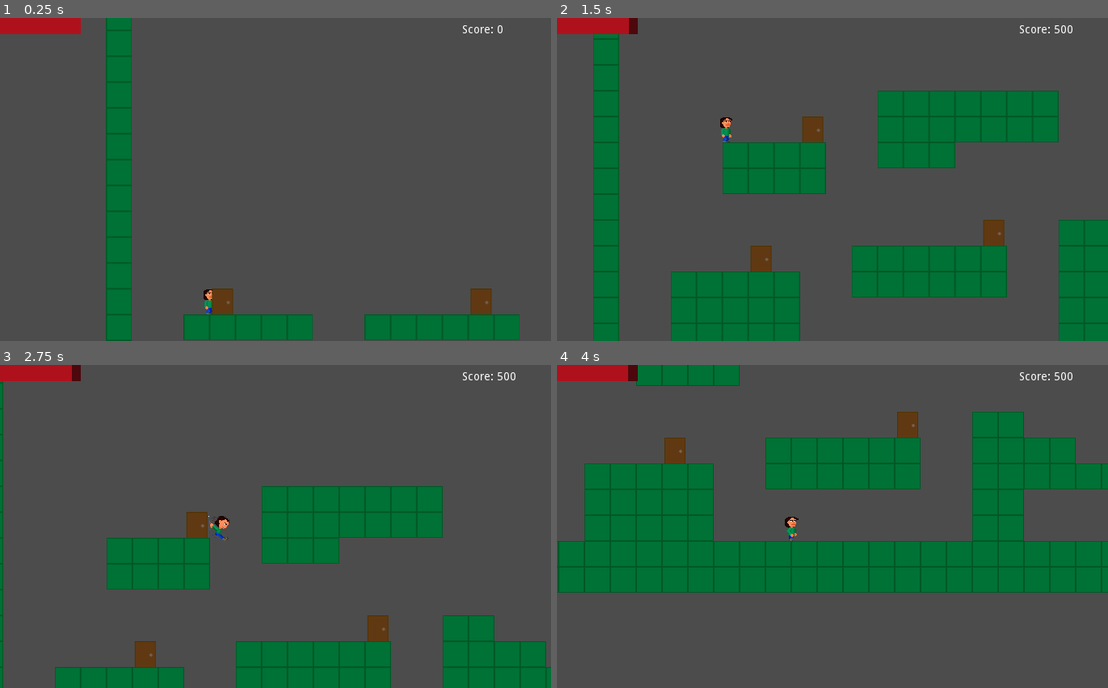
Above: before the commit, frames 1-4 (two rows, left to right).
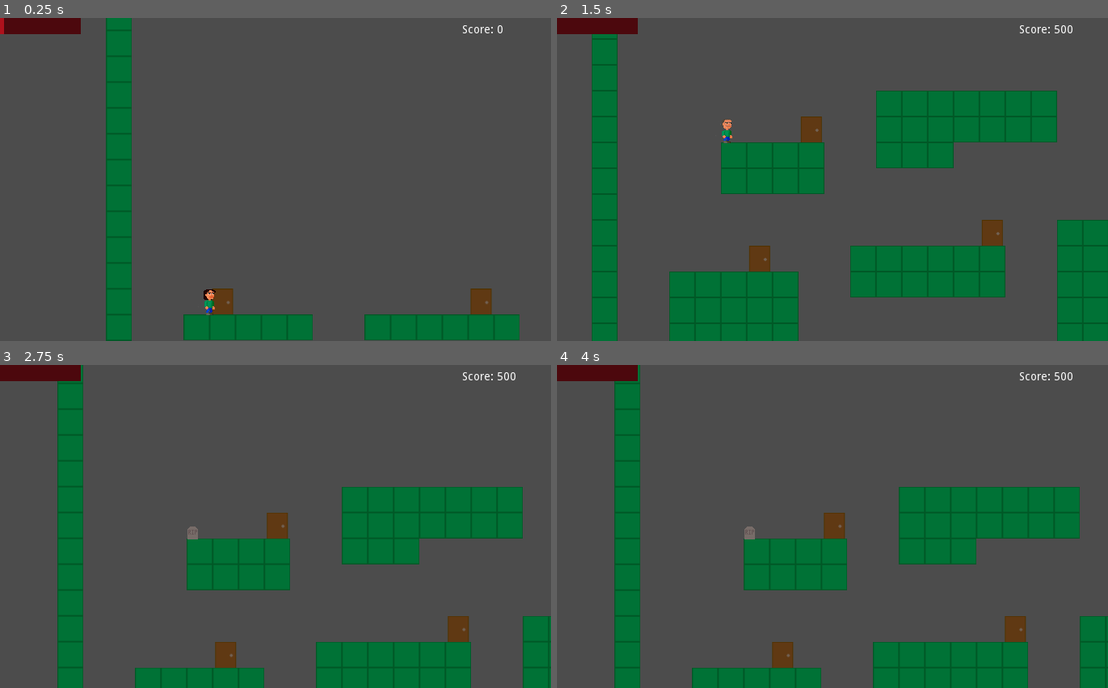
Above: after the commit, the same moments.

Repository: Jantho1990/ld44-janus
Game: Godot game, scene res://screens/MainGame.tscn
Two runs of this game, one before a commit and one after it. Both use one fixed random seed, a clock stepped at 60 frames per second and the inputs below.
Inputs:
- Up to frame 1 (0.25 s): no input
- Up to frame 2 (1.5 s): tap Enter (ui_accept) at 0.5, 0.77 s; hold Right (ui_right) 0.53-1.25 s; tap E (interact) at 0.6 s; click "Accept" at 1.25 s
- Up to frame 3 (2.75 s): hold Right (ui_right) from 2.03 s (still down); tap E (interact) at 2.1 s; tap Enter (ui_accept) at 2.27 s
- Up to frame 4 (4 s): release Right (ui_right) at 2.78 s; hold Left (ui_left) 2.78-3.53 s; tap E (interact) at 2.85, 3.6 s; hold Right (ui_right) from 3.53 s (still down); tap Enter (ui_accept) at 3.77 s

The runs differ from the first frame. In frame 1, 0.7% of the frame differs, in the area x 0-40%, y 0-92%; in frame 2, 3.2%; in frame 3, 25%; in frame 4, 42%, in the area x 0-100%, y 0-100%.

Commit message:
added a basic game over UI graphic; player death now fires off an event; MainGame detects player death and triggers game over logic after a small amount of time

Diff:
--- a/entities/player/Player.gd
+++ b/entities/player/Player.gd
@@ -145,6 +145,8 @@
 				child.set_physics_process(false)
 				child.set_process(false)
 
+		EventBus.dispatch("player_dead", { "player": self })
+
 func get_dir_x():
 	return dir_x
 
--- a/entities/player/Player.tscn
+++ b/entities/player/Player.tscn
@@ -16,7 +16,7 @@
 script = ExtResource( 1 )
 
 [node name="Health" parent="." instance=ExtResource( 2 )]
-current = 1000
+current = 50
 maximum = 1000
 
 [node name="CollisionShape2D" type="CollisionShape2D" parent="."]
--- a/screens/MainGame.gd
+++ b/screens/MainGame.gd
@@ -1,13 +1,23 @@
 extends Node
 
-# Declare member variables here. Examples:
-# var a = 2
-# var b = "text"
+var game_over_timer
 
 # Called when the node enters the scene tree for the first time.
 func _ready():
-	pass # Replace with function body.
+	EventBus.listen("player_dead", self, "on_Player_dead")
 
-# Called every frame. 'delta' is the elapsed time since the previous frame.
-#func _process(delta):
-#	pass
+func on_Player_dead(data):
+	print("on player death")
+	var player = data.player
+	game_over_timer = Timer.new()
+	game_over_timer.start(1.5)
+	game_over_timer.connect("timeout", self, "_on_wait_over")
+	add_child(game_over_timer)
+
+func _on_wait_over():
+	remove_child(game_over_timer)
+	game_over()
+
+func game_over():
+	print("game over")
+	$InterfaceLayer/GameOver.show()
--- a/screens/MainGame.tscn
+++ b/screens/MainGame.tscn
@@ -1,21 +1,25 @@
-[gd_scene load_steps=8 format=2]
+[gd_scene load_steps=9 format=2]
 
 [ext_resource path="res://screens/MainGame.gd" type="Script" id=1]
-[ext_resource path="res://ui/LifeBar.tscn" type="PackedScene" id=2]
-[ext_resource path="res://ui/Score.tscn" type="PackedScene" id=3]
-[ext_resource path="res://systems/life_events/LifeEventsHandler.tscn" type="PackedScene" id=4]
-[ext_resource path="res://maps/WorldMap.gd" type="Script" id=5]
-[ext_resource path="res://entities/player/Player.tscn" type="PackedScene" id=6]
-[ext_resource path="res://scripts/PassageOfTime.gd" type="Script" id=7]
+[ext_resource path="res://ui/GameOver.tscn" type="PackedScene" id=2]
+[ext_resource path="res://ui/LifeBar.tscn" type="PackedScene" id=3]
+[ext_resource path="res://ui/Score.tscn" type="PackedScene" id=4]
+[ext_resource path="res://systems/life_events/LifeEventsHandler.tscn" type="PackedScene" id=5]
+[ext_resource path="res://maps/WorldMap.gd" type="Script" id=6]
+[ext_resource path="res://entities/player/Player.tscn" type="PackedScene" id=7]
+[ext_resource path="res://scripts/PassageOfTime.gd" type="Script" id=8]
 
 [node name="MainGame" type="Node"]
 script = ExtResource( 1 )
 
 [node name="InterfaceLayer" type="CanvasLayer" parent="."]
 
-[node name="LifeBar" parent="InterfaceLayer" instance=ExtResource( 2 )]
+[node name="GameOver" parent="InterfaceLayer" instance=ExtResource( 2 )]
+visible = false
 
-[node name="Score" parent="InterfaceLayer" instance=ExtResource( 3 )]
+[node name="LifeBar" parent="InterfaceLayer" instance=ExtResource( 3 )]
+
+[node name="Score" parent="InterfaceLayer" instance=ExtResource( 4 )]
 anchor_left = 1.0
 anchor_bottom = 0.0
 margin_left = -110.0
@@ -23,17 +27,18 @@
 margin_right = -10.0
 margin_bottom = 22.0
 
-[node name="LifeEventsHandler" parent="InterfaceLayer" instance=ExtResource( 4 )]
+[node name="LifeEventsHandler" parent="InterfaceLayer" instance=ExtResource( 5 )]
 
 [node name="WorldMap" type="Node" parent="."]
-script = ExtResource( 5 )
+script = ExtResource( 6 )
 maps = [ "res://maps/test/TestMap1.tscn", "res://maps/test/TestMap2.tscn" ]
 
-[node name="Player" parent="WorldMap" instance=ExtResource( 6 )]
+[node name="Player" parent="WorldMap" instance=ExtResource( 7 )]
+z_index = 1
 
 [node name="PassageOfTime" type="Timer" parent="."]
 wait_time = 1.5
 autostart = true
-script = ExtResource( 7 )
+script = ExtResource( 8 )
 
 [connection signal="timeout" from="PassageOfTime" to="PassageOfTime" method="_on_PassageOfTime_timeout"]
--- /dev/null
+++ b/ui/GameOver.tscn
@@ -0,0 +1,27 @@
+[gd_scene format=2]
+
+[node name="GameOver" type="Control"]
+anchor_right = 1.0
+anchor_bottom = 1.0
+
+[node name="Background" type="ColorRect" parent="."]
+anchor_right = 1.0
+anchor_bottom = 1.0
+color = Color( 0, 0, 0, 1 )
+
+[node name="MarginContainer" type="MarginContainer" parent="."]
+anchor_right = 1.0
+anchor_bottom = 1.0
+size_flags_horizontal = 3
+size_flags_vertical = 3
+
+[node name="CenterContainer" type="CenterContainer" parent="MarginContainer"]
+margin_right = 682.0
+margin_bottom = 400.0
+
+[node name="GameOver" type="Label" parent="MarginContainer/CenterContainer"]
+margin_left = 304.0
+margin_top = 193.0
+margin_right = 377.0
+margin_bottom = 207.0
+text = "Game Over"
